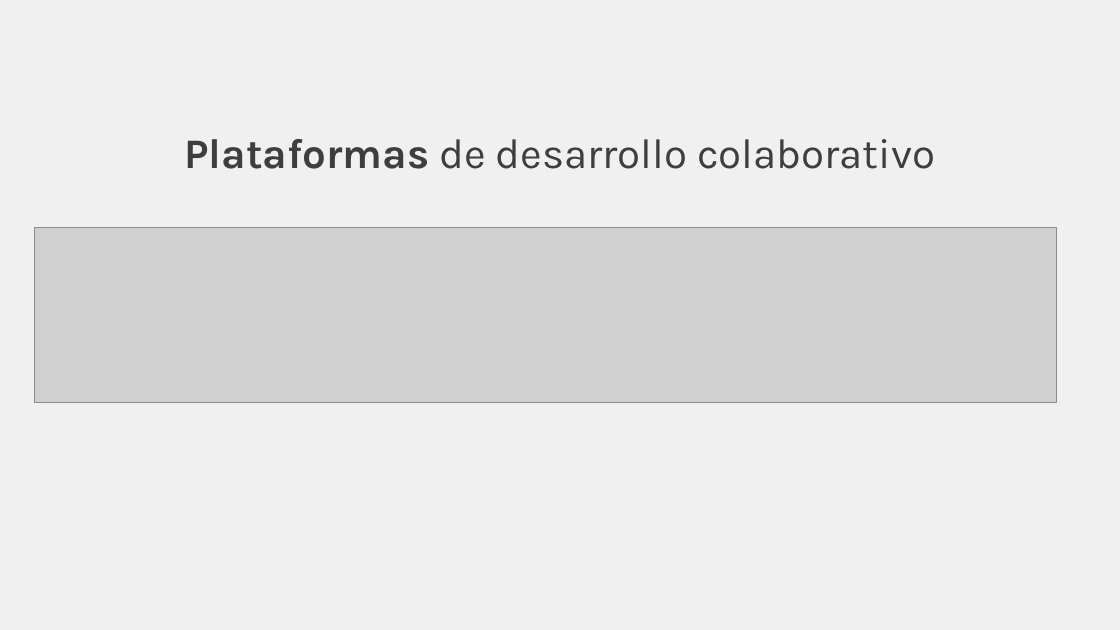
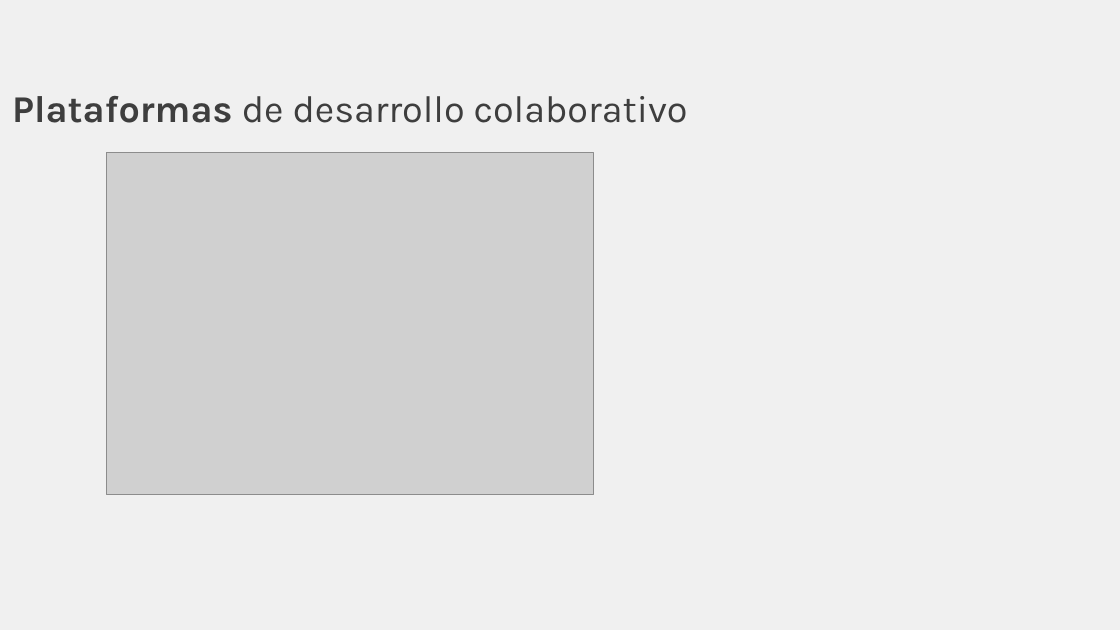
Before and after one commit to rcfdtools/R.TeachingResearchGuide, a slide deck: slide 13 of Section01/Section01.pptx. Drawn at 1120x630 pixels with LibreOffice and Linux fonts; fonts in the diff are those of the drawing; grey boxes stand for pictures. Boxes give left, top, right and bottom in pixels: in the first picture for what was removed or moved away, otherwise in the second. Text is boxed around its words. In the diff, an @@ line names an element or a change of style, - is before the commit and + after.

```diff
--- a/Section01/Section01.pptx
+++ b/Section01/Section01.pptx
@@ title "Plataformas de desarrollo colaborativo": place and size @@
-title "Plataformas de desarrollo colaborativo" at [185, 139, 935, 169]
+title "Plataformas de desarrollo colaborativo" at [12, 96, 688, 123]
@@ title "Plataformas de desarrollo colaborativo" at [12, 96, 688, 123]: size 36 to 32.4 pt @@
@@ picture added at [107, 153, 594, 495] @@
@@ picture removed at [35, 228, 1057, 402] @@
```
Also in this commit, not shown: 22 other slides changed, 1 slide added, 1 slide removed, 6 other files.
